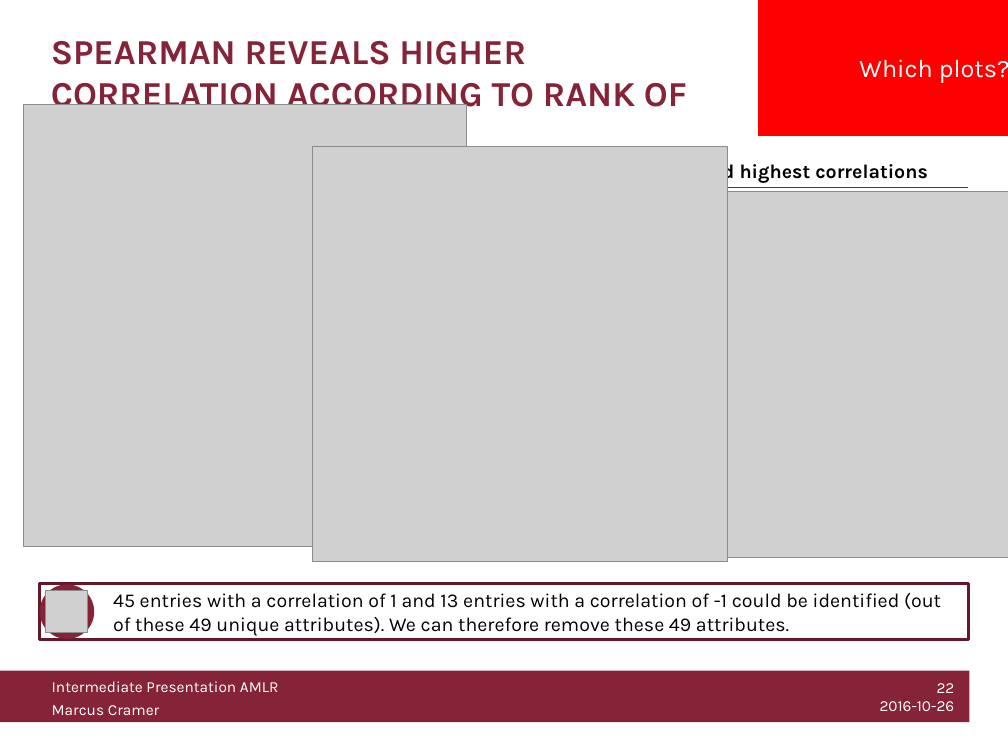
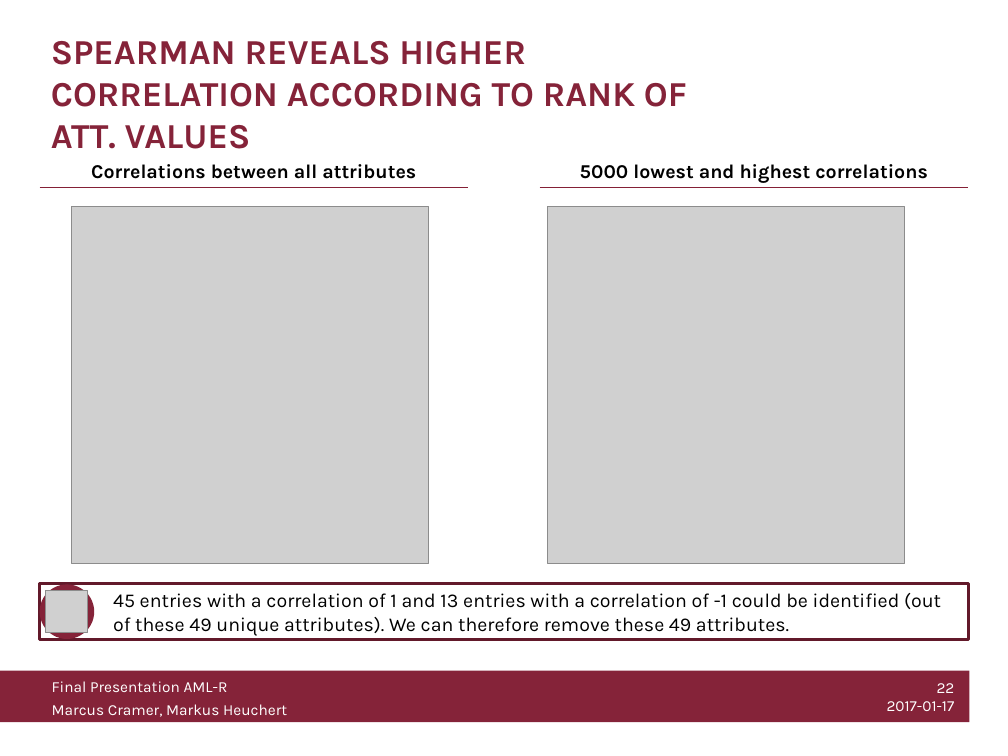
Before and after one commit to knusperman/AML_Springleaf, a slide deck: slide 22 of Presentation/Data cleaning and inspection.pptx. Drawn at 1008x756 pixels with LibreOffice and Linux fonts; fonts in the diff are those of the drawing; grey boxes stand for pictures; background and template pictures are left out. Boxes give left, top, right and bottom in pixels: in the first picture for what was removed or moved away, otherwise in the second. Text is boxed around its words. In the diff, an @@ line names an element or a change of style, - is before the commit and + after.

```diff
--- a/Presentation/Data cleaning and inspection.pptx
+++ b/Presentation/Data cleaning and inspection.pptx
@@ rectangle removed at bbox=[758, 0, 1008, 136] @@
-Which plots?
@@ picture: place and size @@
-picture at bbox=[24, 104, 467, 546]
+picture at bbox=[72, 207, 428, 563]
@@ picture: place and size @@
-picture at bbox=[312, 147, 728, 562]
+picture at bbox=[547, 207, 904, 563]
@@ picture removed at bbox=[726, 192, 1008, 557] @@
@@ text at bbox=[52, 681, 287, 717]: text changed @@
-Intermediate Presentation AMLR
-Marcus Cramer
+Final Presentation AML-R
+Marcus Cramer, Markus Heuchert
@@ text at bbox=[887, 683, 955, 711]: text changed @@
-22
-2016-10-26
+22
+2017-01-17
```
Also in this commit, not shown: 26 other slides changed, 2 slides added, 1 slide removed, 5 other files.
